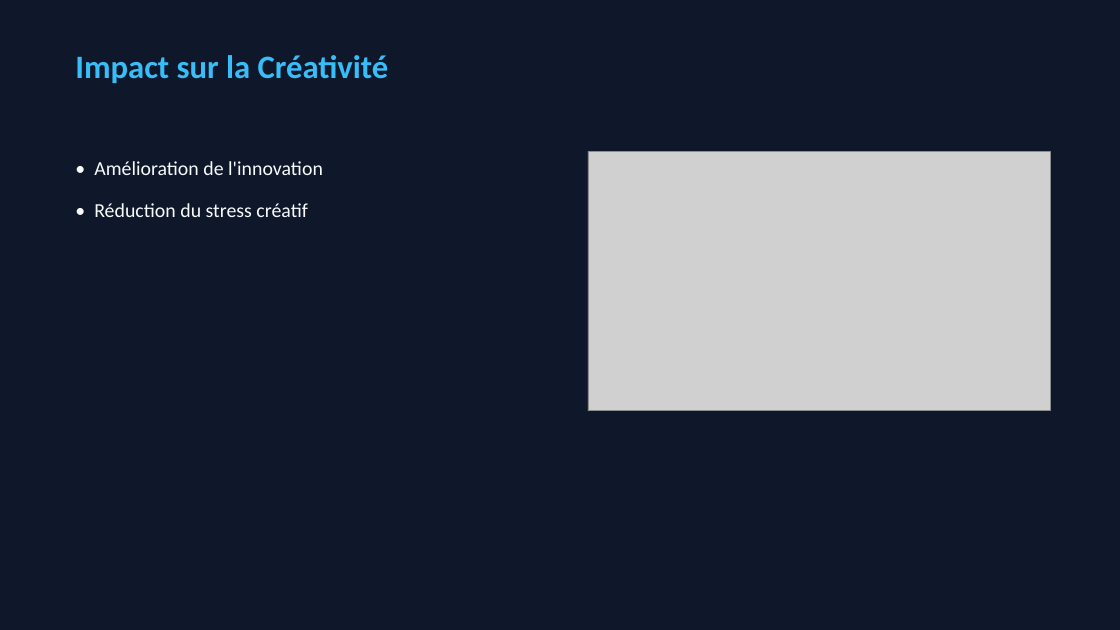
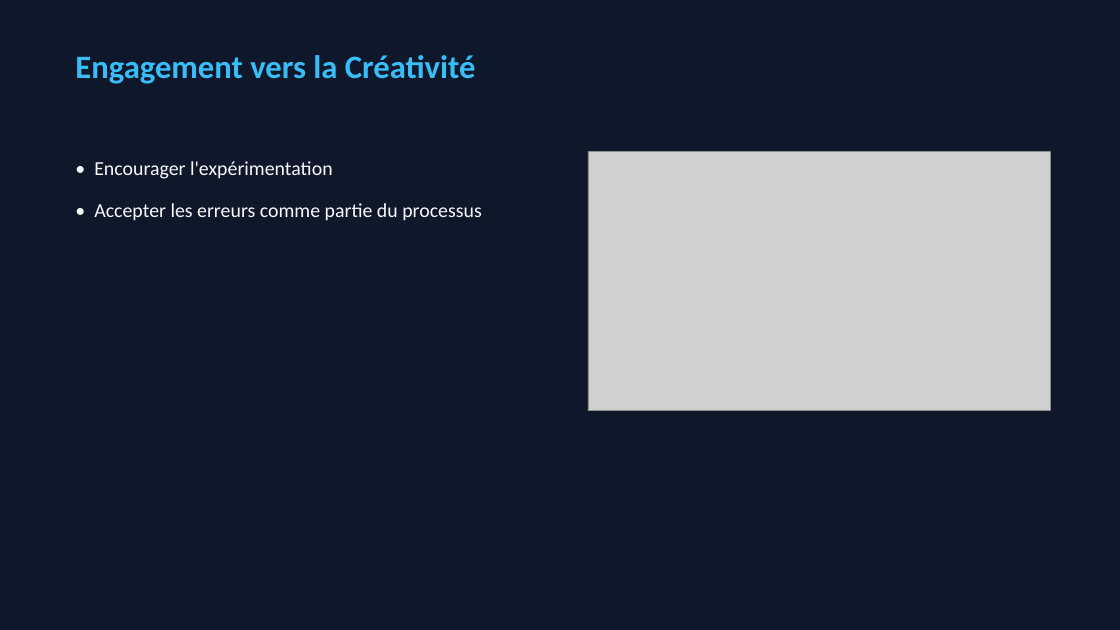
Before and after one commit to caroheymes/video-2-powerpoint-and-more, a slide deck: slide 9 of demo/output/presentation.pptx. Drawn at 1120x630 pixels with LibreOffice and Linux fonts; fonts in the diff are those of the drawing; grey boxes stand for pictures. Boxes give left, top, right and bottom in pixels: in the first picture for what was removed or moved away, otherwise in the second. Text is boxed around its words. In the diff, an @@ line names an element or a change of style, - is before the commit and + after.

```diff
--- a/demo/output/presentation.pptx
+++ b/demo/output/presentation.pptx
@@ text at [75,55,476,84]: text changed @@
-Impact sur la Créativité
+Engagement vers la Créativité
@@ text at [94,161,482,221]: text changed @@
-• Amélioration de l'innovation
-• Réduction du stress créatif
+• Encourager l'expérimentation
+• Accepter les erreurs comme partie du processus
```
Also in this commit, not shown: 9 other slides changed, 18 other files.
